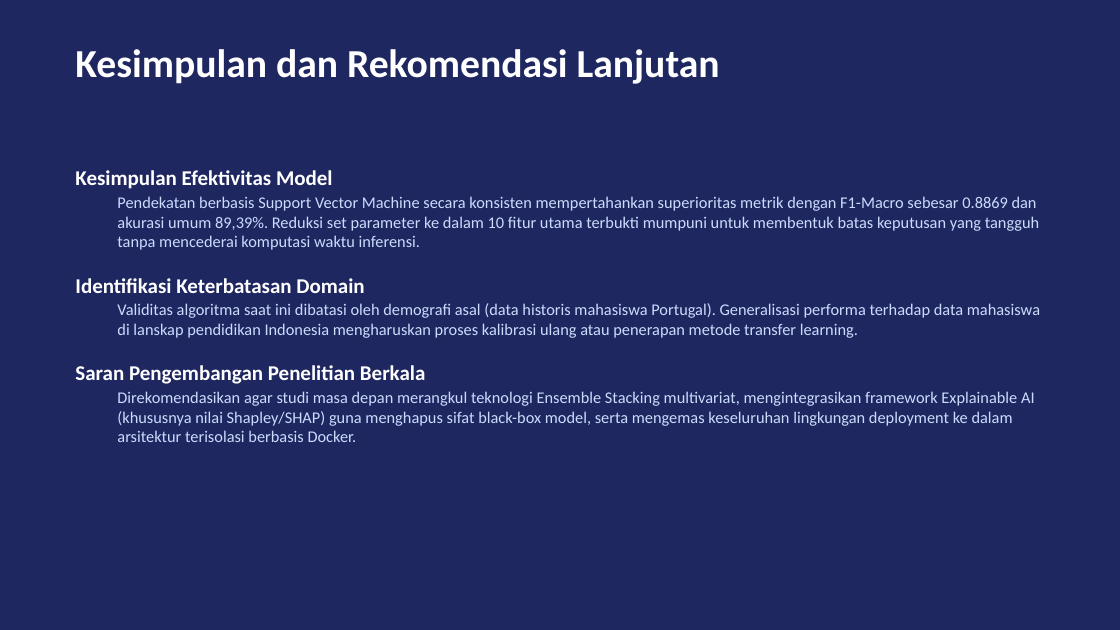
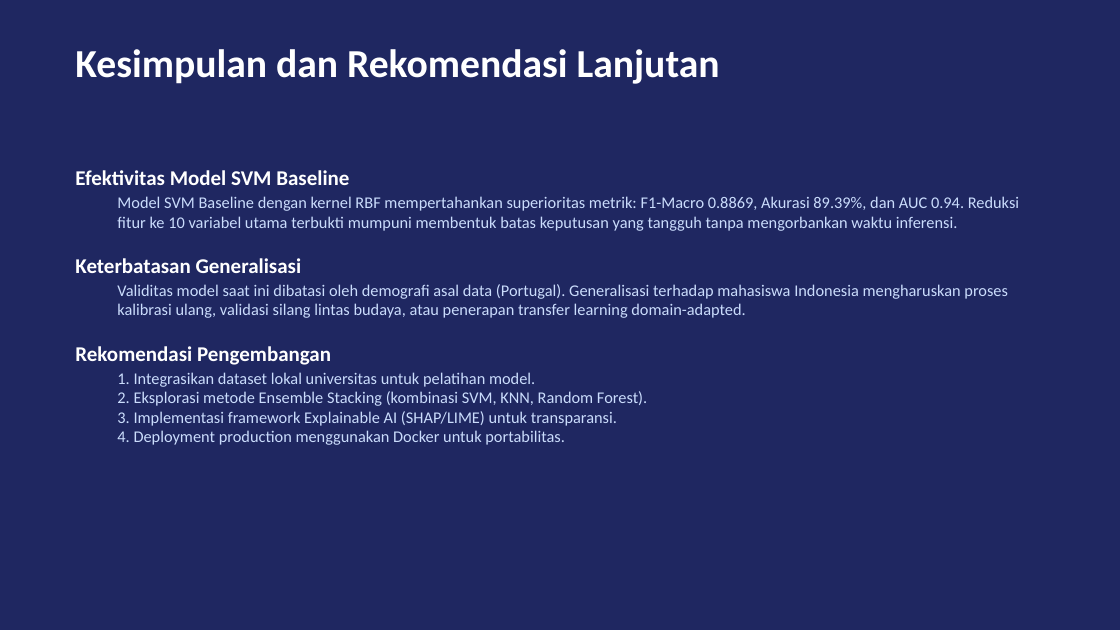
Before and after one commit to hafizmuzani011-collab/uas-ml-kelulusan, a slide deck: slide 9 of presentation/presentasi_uas_ml.pptx. Drawn at 1120x630 pixels with LibreOffice and Linux fonts; fonts in the diff are those of the drawing. Boxes give left, top, right and bottom in pixels: in the first picture for what was removed or moved away, otherwise in the second. Text is boxed around its words. In the diff, an @@ line names an element or a change of style, - is before the commit and + after.

```diff
--- a/presentation/presentasi_uas_ml.pptx
+++ b/presentation/presentasi_uas_ml.pptx
@@ text at bbox=[75, 170, 1019, 445]: text changed @@
-Kesimpulan Efektivitas Model
-  Pendekatan berbasis Support Vector Machine secara konsisten mempertahankan superioritas metrik dengan F1-Macro sebesar 0.8869 dan akurasi umum 89,39%. Reduksi set parameter ke dalam 10 fitur utama terbukti mumpuni untuk membentuk batas keputusan yang tangguh tanpa mencederai komputasi waktu inferensi.
-Identifikasi Keterbatasan Domain
-  Validitas algoritma saat ini dibatasi oleh demografi asal (data historis mahasiswa Portugal). Generalisasi performa terhadap data mahasiswa di lanskap pendidikan Indonesia mengharuskan proses kalibrasi ulang atau penerapan metode transfer learning.
-Saran Pengembangan Penelitian Berkala
-  Direkomendasikan agar studi masa depan merangkul teknologi Ensemble Stacking multivariat, mengintegrasikan framework Explainable AI (khususnya nilai Shapley/SHAP) guna menghapus sifat black-box model, serta mengemas keseluruhan lingkungan deployment ke dalam arsitektur terisolasi berbasis Docker.
+Efektivitas Model SVM Baseline
+  Model SVM Baseline dengan kernel RBF mempertahankan superioritas metrik: F1-Macro 0.8869, Akurasi 89.39%, dan AUC 0.94. Reduksi fitur ke 10 variabel utama terbukti mumpuni membentuk batas keputusan yang tangguh tanpa mengorbankan waktu inferensi.
+Keterbatasan Generalisasi
+  Validitas model saat ini dibatasi oleh demografi asal data (Portugal). Generalisasi terhadap mahasiswa Indonesia mengharuskan proses kalibrasi ulang, validasi silang lintas budaya, atau penerapan transfer learning domain-adapted.
+Rekomendasi Pengembangan
+  1. Integrasikan dataset lokal universitas untuk pelatihan model.
+  2. Eksplorasi metode Ensemble Stacking (kombinasi SVM, KNN, Random Forest).
+  3. Implementasi framework Explainable AI (SHAP/LIME) untuk transparansi.
+  4. Deployment production menggunakan Docker untuk portabilitas.
```
Also in this commit, not shown: 9 other slides changed, 3 other files.
